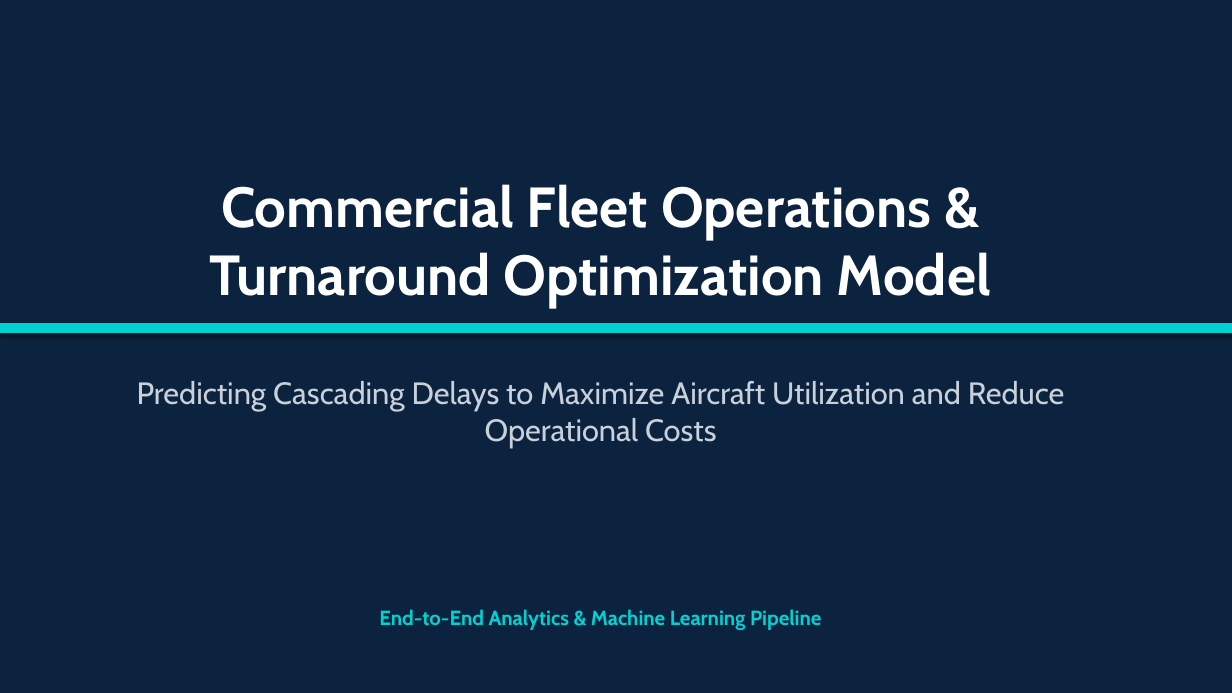
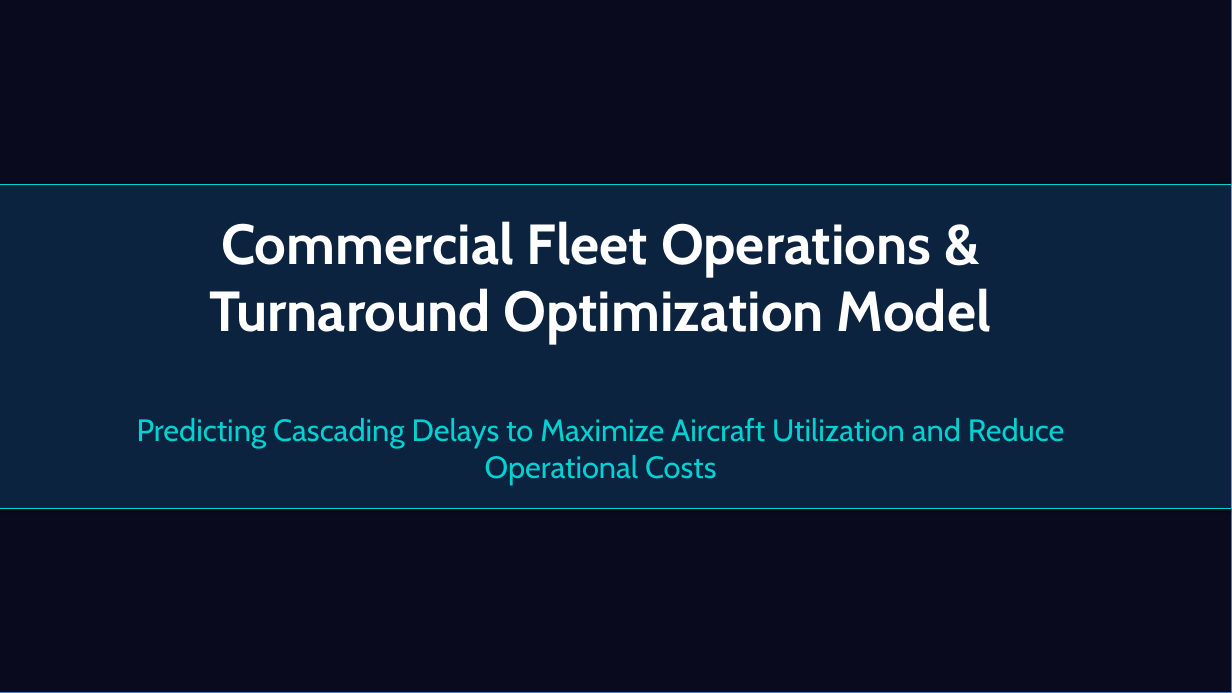
Before and after one commit to shreshth-nanda83/Turnaround-Optimization-Model, a slide deck: slide 1 of Workflow_Presentation.pptx. Drawn at 1232x693 pixels with LibreOffice and Linux fonts; fonts in the diff are those of the drawing; background and template pictures are left out. Boxes give left, top, right and bottom in pixels: in the first picture for what was removed or moved away, otherwise in the second. Text is boxed around its words. In the diff, an @@ line names an element or a change of style, - is before the commit and + after.

Commit message:
design: Redesign PPTX with visual assets, background images, and rich layouts

```diff
--- a/Workflow_Presentation.pptx
+++ b/Workflow_Presentation.pptx
@@ rectangle added at box(0, 0, 1232, 693), fill #0A0A1E, outline #4B7EBC 0.75 pt @@
@@ rectangle: place and size @@
-rectangle at box(0, 323, 1232, 333)
+rectangle at box(0, 185, 1232, 508)
@@ rectangle at box(0, 185, 1232, 508): fill #00D2D3 to #0C2340 @@
@@ text "Commercial Fleet Operations & Turnaround ...": place and size @@
-text "Commercial Fleet Operations & Turnaround ..." at box(210, 184, 991, 308)
+text "Commercial Fleet Operations & Turnaround ..." at box(210, 221, 991, 345)
@@ text "Predicting Cascading Delays to Maximize ...": place and size @@
-text "Predicting Cascading Delays to Maximize ..." at box(137, 381, 1065, 448)
+text "Predicting Cascading Delays to Maximize ..." at box(137, 418, 1065, 485)
@@ text "Predicting Cascading Delays to Maximize ..." at box(137, 418, 1065, 485): text colour #C8D0D9 to #00D2D3 @@
@@ text removed at box(379, 609, 821, 630) @@
-End-to-End Analytics & Machine Learning Pipeline
```
Also in this commit, not shown: 5 other slides changed, 3 other files.
